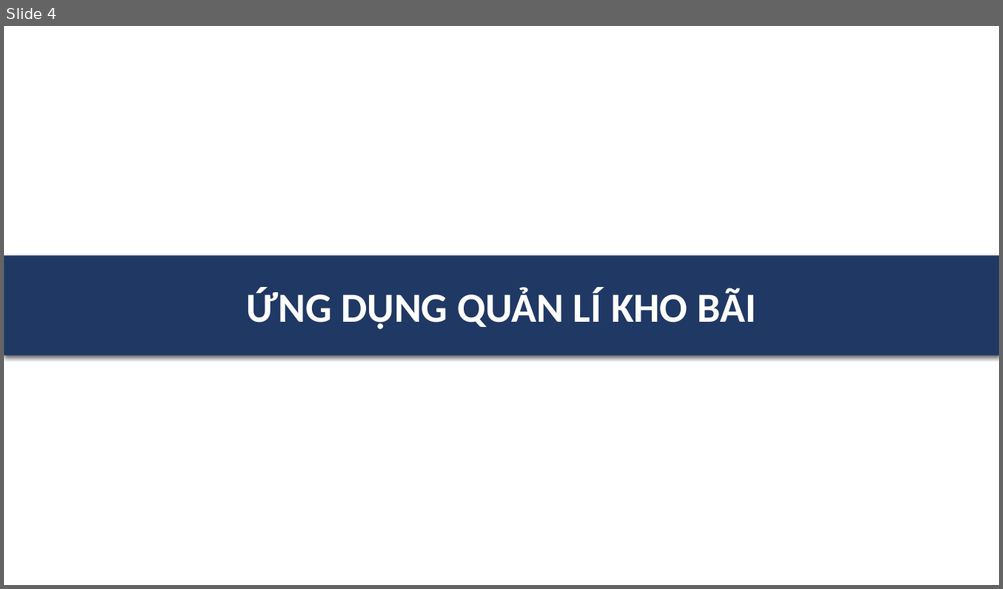
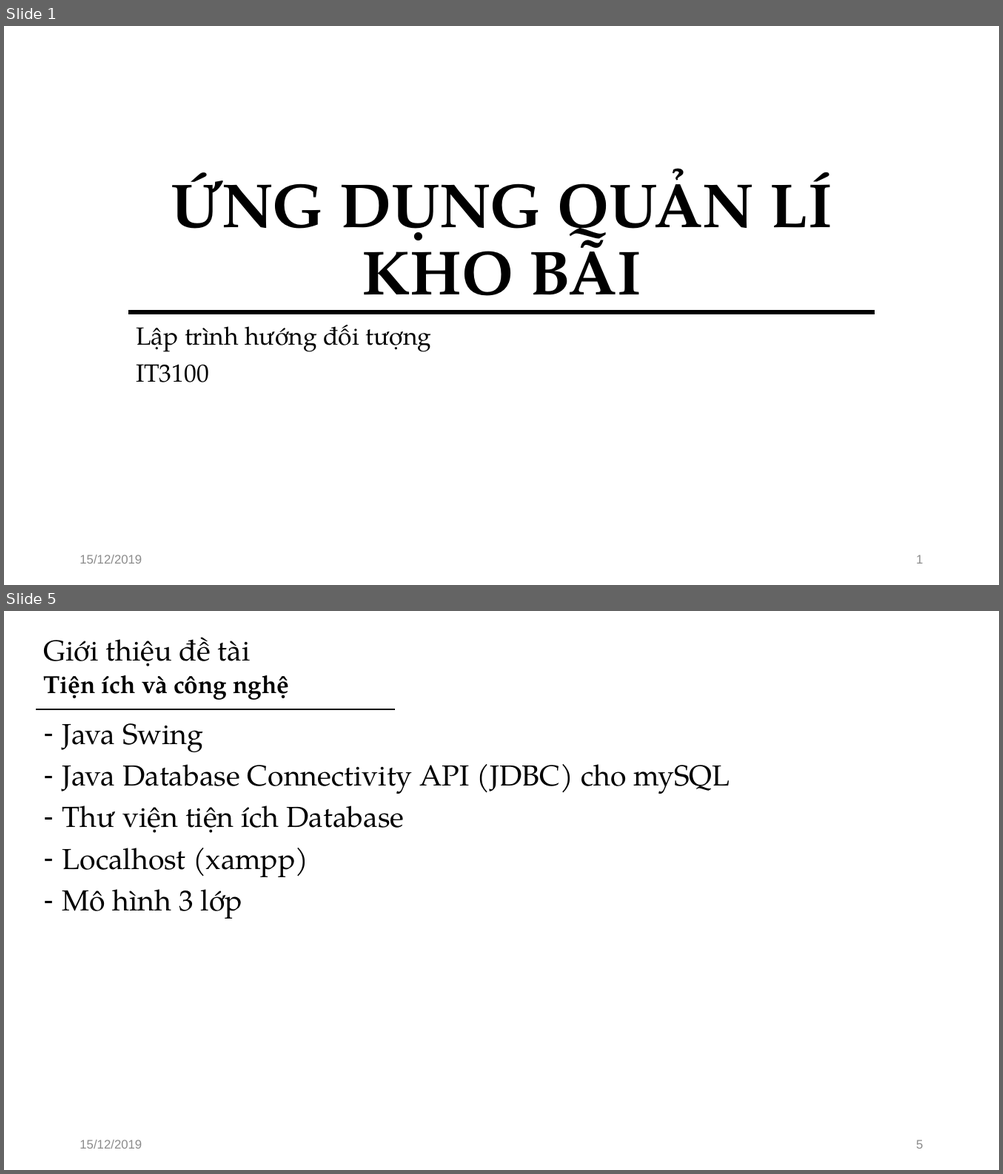
Before and after one commit to cvhoangpt/20191_OOP, a slide deck: eclipse_code/Quanlikhobai/doc/Slide BTL nhom 13.pptx. Shown one above the other, each under a label of ours: slide 4 before the commit, slides 1 and 5 after it; the slides between them are not shown. The pictures are 1003x589 and 1003x1174 pixels, drawn with LibreOffice and Linux fonts; fonts in the diff are those of the drawing. Boxes give left, top, right and bottom in pixels: in the first picture for what was removed or moved away, otherwise in the second. Text is boxed around its words. In the diff, an @@ line names an element or a change of style, - is before the commit and + after.

```diff
--- a/eclipse_code/Quanlikhobai/doc/Slide BTL nhom 13.pptx
+++ b/eclipse_code/Quanlikhobai/doc/Slide BTL nhom 13.pptx
@@ slide 5 added at [4, 611, 999, 1170], background #FFFFFF @@
@@ title added at [44, 637, 250, 667], 28 pt, text #000000 @@
+Giới thiệu đề tài
@@ text added at [44, 675, 289, 700], 23.8 pt, text #000000, bold @@
+Tiện ích và công nghệ
@@ line added from (36, 709) to (395, 709), #000000 1.5 pt @@
@@ text added at [62, 723, 729, 919], 28 pt, text #000000 @@
+– Java Swing
+– Java Database Connectivity API (JDBC) cho mySQL
+– Thư viện tiện ích Database
+– Localhost (xampp)
+– Mô hình 3 lớp
@@ text added at [79, 1140, 142, 1149], 12 pt, text #8C8C8C @@
+15/12/2019
@@ page number added at [916, 1140, 922, 1149], 12 pt, text #8C8C8C @@
+5
@@ what was slide 4 is now slide 1 @@
@@ slide 1 changed as well @@
@@ title "ỨNG DỤNG QUẢN LÍ KHO ...": place and size @@
-title "ỨNG DỤNG QUẢN LÍ KHO ..." at [4, 256, 999, 356]
+title "ỨNG DỤNG QUẢN LÍ KHO ..." at [170, 168, 832, 315]
@@ title "ỨNG DỤNG QUẢN LÍ KHO ..." at [170, 168, 832, 315]: size 40 to 60 pt, font Calibri to TeX Gyre Pagella, text colour #FFFFFF to #000000; line spacing 1 to 0.9; vertical alignment middle to bottom; fill #203864 to none; shadow off @@
@@ line added from (128, 312) to (875, 312), #000000 4.5 pt @@
@@ subtitle added at [136, 325, 431, 383], 24 pt, text #000000 @@
+Lập trình hướng đối tượng
+IT3100
@@ text added at [79, 555, 142, 564], 12 pt, text #8C8C8C @@
+15/12/2019
@@ page number added at [916, 555, 922, 564], 12 pt, text #8C8C8C @@
+1
```
Also in this commit, not shown: 1 other slide changed, 8 other slides added, 3 slides removed, 1 other file.
